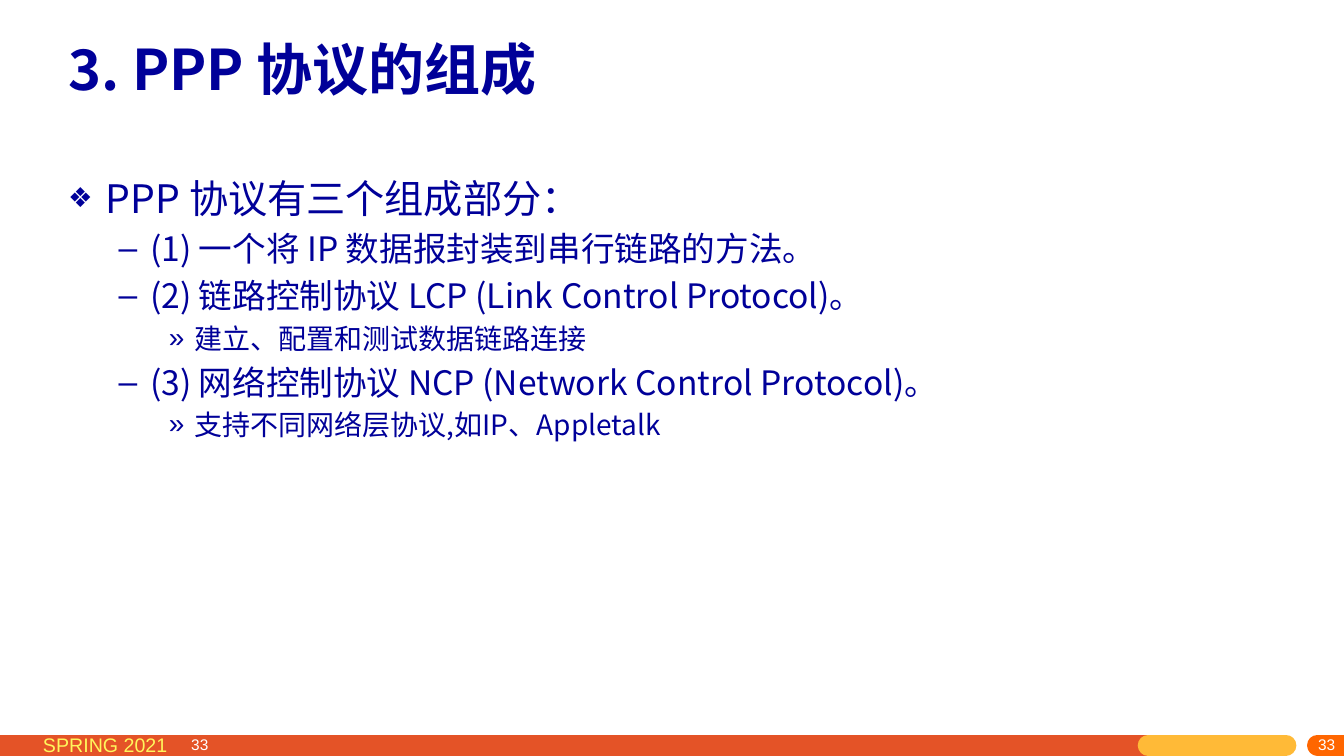
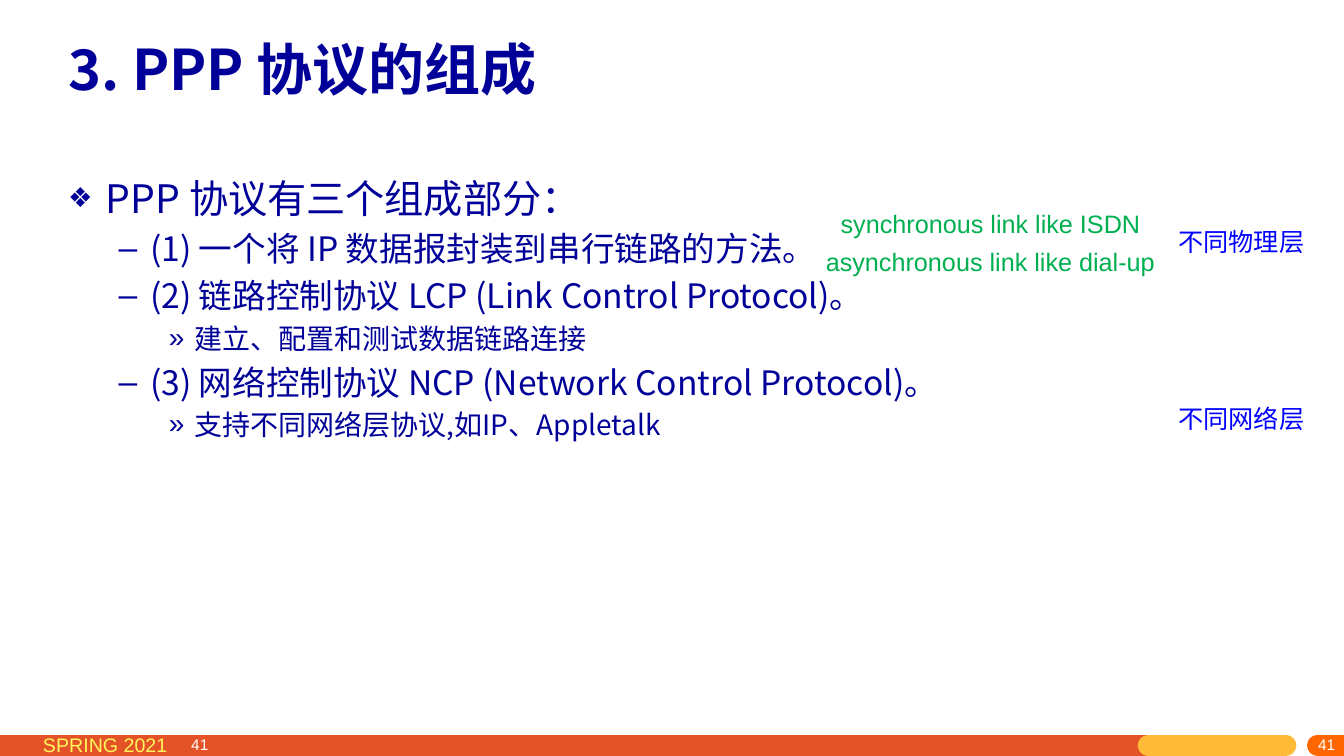
Before and after one commit to network-whu/2021, a slide deck: slide 41 of slides/instruction/03.pptx (slide 33 before the commit). Drawn at 1344x756 pixels with LibreOffice and Linux fonts; fonts in the diff are those of the drawing. Boxes give left, top, right and bottom in pixels: in the first picture for what was removed or moved away, otherwise in the second. Text is boxed around its words. In the diff, an @@ line names an element or a change of style, - is before the commit and + after.

```diff
--- a/slides/instruction/03.pptx
+++ b/slides/instruction/03.pptx
@@ text added at box(841, 214, 1140, 239), 18 pt, text #00B050 @@
+synchronous link like ISDN
@@ text added at box(1178, 230, 1304, 253), 18 pt, text #0000FF @@
+不同物理层
@@ text added at box(826, 252, 1155, 277), 18 pt, text #00B050 @@
+asynchronous link like dial-up
@@ text added at box(1178, 406, 1304, 430), 18 pt, text #0000FF @@
+不同网络层
@@ page number at box(191, 739, 208, 750): text changed @@
-33
+41
@@ page number at box(1085, 738, 1344, 756): text changed @@
-33
+41
@@ page number at box(1317, 739, 1334, 750): text changed @@
-33
+41
@@ page number at box(1333, 749, 1344, 750): text changed @@
-33
+41
```
Also in this commit, not shown: 20 other slides changed, 8 slides added, 33 other files.
